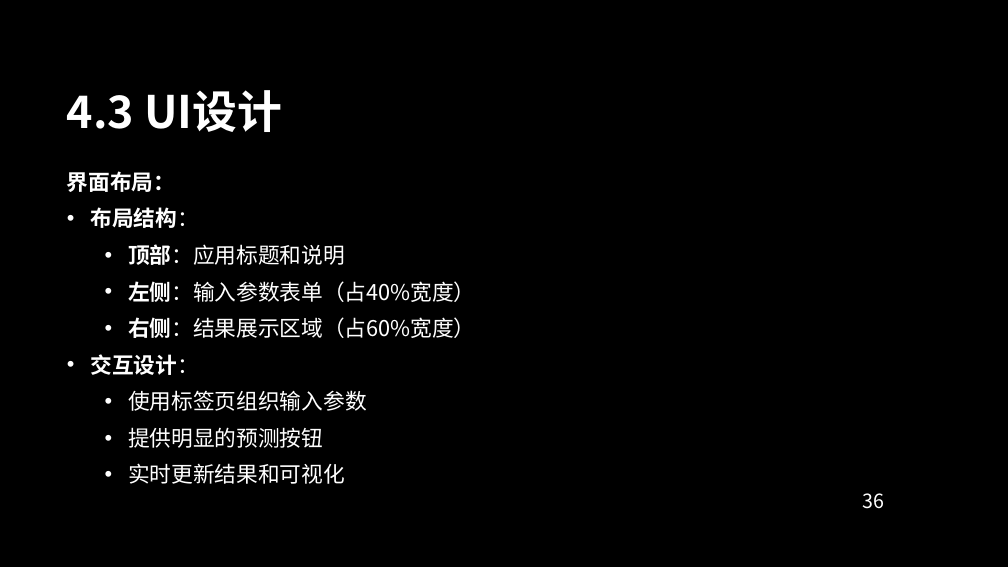
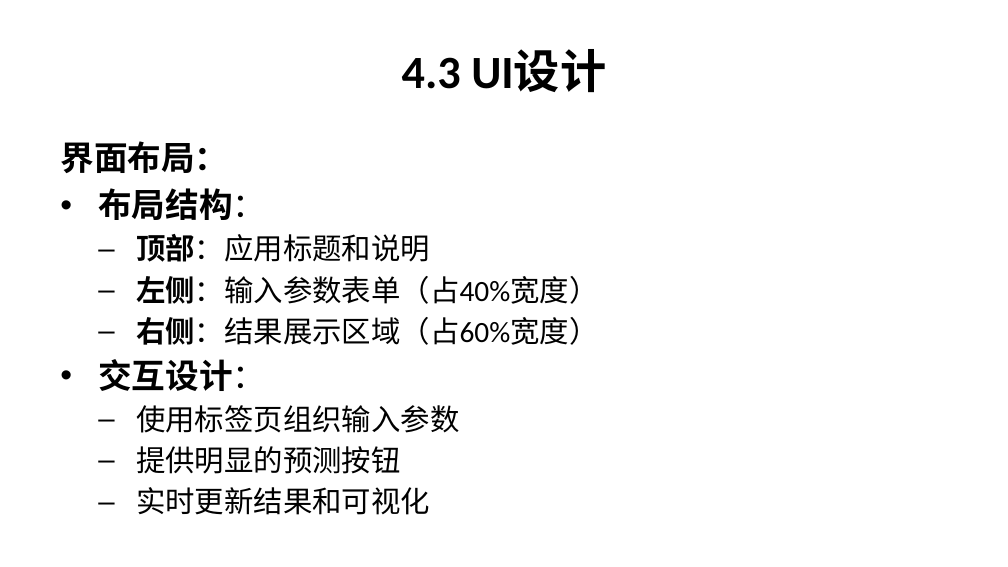
Before and after one commit to Kiriny1999/analysis-ic-model, a slide deck: slide 36 of shiny_app_documentation.pptx. Drawn at 1008x567 pixels with LibreOffice and Linux fonts; fonts in the diff are those of the drawing; background and template pictures are left out. Boxes give left, top, right and bottom in pixels: in the first picture for what was removed or moved away, otherwise in the second. Text is boxed around its words. In the diff, an @@ line names an element or a change of style, - is before the commit and + after.

```diff
--- a/shiny_app_documentation.pptx
+++ b/shiny_app_documentation.pptx
@@ background picture (left out) to #FFFFFF @@
@@ title "4.3 UI设计" moved from (x1=67, y1=90, x2=282, y2=132) to (x1=402, y1=49, x2=606, y2=92) @@
@@ title "4.3 UI设计" at (x1=402, y1=49, x2=606, y2=92): size 32 to 33 pt, font Noto Sans CJK SC to Calibri, text colour #FFFFFF to #000000; alignment left to centre @@
@@ text "界面布局：" moved from (x1=67, y1=171, x2=475, y2=484) to (x1=60, y1=141, x2=598, y2=515) @@
@@ text "界面布局：" at (x1=60, y1=141, x2=598, y2=515): size 15.5 to 24 pt in "界面布局：", "布局结构：", "交互设计："; font Noto Sans CJK SC to Calibri, text colour #FFFFFF to #000000; size 15.5 to 21 pt in "顶部：应用标题和说明", "左侧：输入参数表单（占40%宽度）", "右侧：结果展示区域（占60%宽度）", "使用标签页组织输入参数" and 2 more places; less space between paragraphs; indent changed; bullet • to –; vertical alignment middle to top @@
@@ page number removed at (x1=862, y1=493, x2=884, y2=509) @@
-36
```
Also in this commit, not shown: 55 other slides changed.
